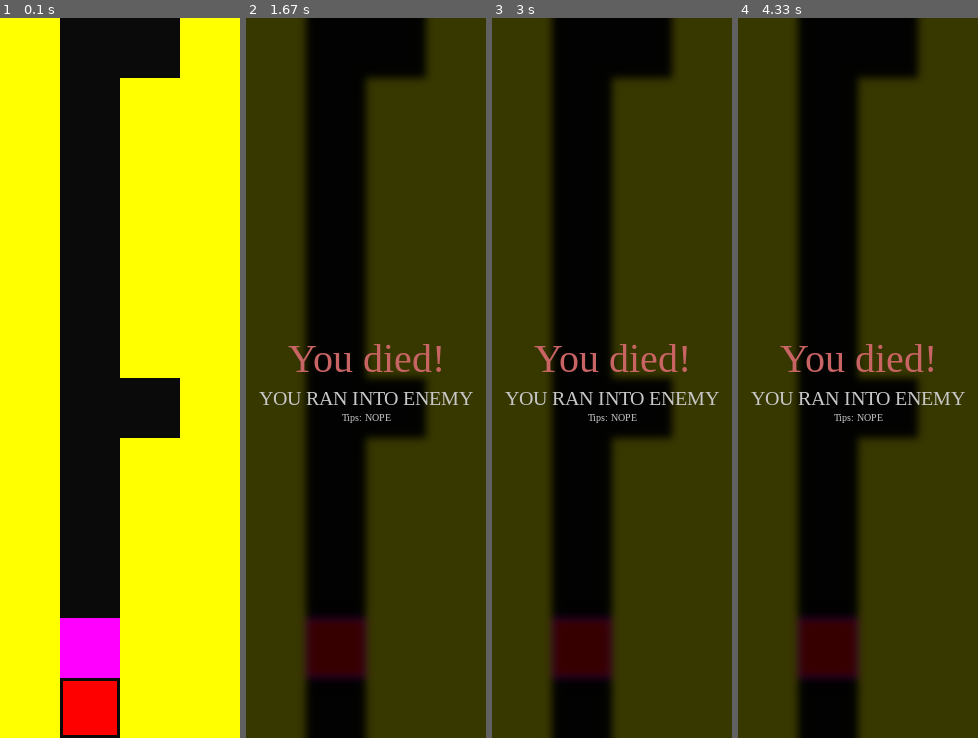
Above: before the commit, frames 1-4 (left to right).
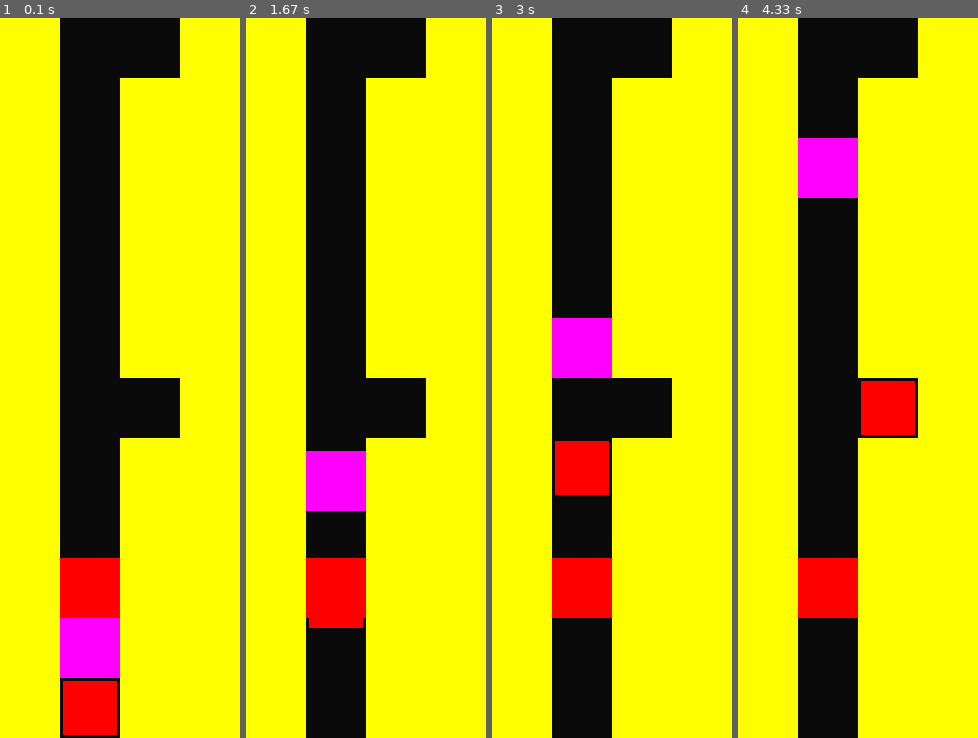
Above: after the commit, the same moments.

Repository: WingedSeal/mazegame
Game: pygame game, started from src/main.py
Two runs of this game, one before a commit and one after it. Both use one fixed random seed, a clock stepped at 60 frames per second and the inputs below.
Inputs:
- Up to frame 1 (0.1 s): no input
- Up to frame 2 (1.67 s): no input
- Up to frame 3 (3 s): tap Enter every 0.33 s from 1.83 to 2.83 s
- Up to frame 4 (4.33 s): tap Enter every 0.33 s from 3.17 to 4.17 s

The runs differ from the first frame. In frame 1, 2.1% of the frame differs, in the area x 25-50%, y 75-84%; in frame 2, 78%; in frame 3, 79%; in frame 4, 79%, in the area x 0-100%, y 0-100%.

Commit message:
fix: fix color tile not working

Diff:
--- a/src/main.py
+++ b/src/main.py
@@ -2,8 +2,6 @@
 
 
 def script():
-    move(UP)
-    move(UP)
     while get_tile(UP) != ENEMY:
         move(HALT)
     while get_tile(UP) == ENEMY:
--- a/src/mazegame/api/maps/hard1.py
+++ b/src/mazegame/api/maps/hard1.py
@@ -18,7 +18,7 @@
         [Block(), None, None, Block()],
         [Block(), None, Block(), Block()],
         [Block(), None, Block(), Block()],
-        [Block(), None, Block(), Block()],
+        [Block(), ColoredFloor(Color.RED), Block(), Block()],
         [Block(), ENEMY, Block(), Block()],
         [Block(), Player(), Block(), Block()],
     ]
--- a/src/mazegame/game.py
+++ b/src/mazegame/game.py
@@ -289,14 +289,15 @@
         tile.old_pos = tile.pos
         tile.pos = (x + dx, y + dy)
         self.map.map[y + dy][x + dx] = tile
+        if tile.tile_under is not None:
+            tile.drop()
         self.map.map[y][x] = tile.tile_under
         tile.tile_under = None
         self.moving_tiles.append(tile)
 
         if isinstance(target, TouchableTile):
-            target.interact(tile, self)
-            if target.can_be_under:
-                tile.tile_under = target
+            target.interacted_with(tile, self)
+            tile.tile_under = target
         return True
 
     def render_map(self) -> None:
--- a/src/mazegame/map.py
+++ b/src/mazegame/map.py
@@ -1,5 +1,5 @@
 from abc import ABC, abstractmethod
-from typing import TYPE_CHECKING, Type, TypeVar
+from typing import TYPE_CHECKING, Type, TypeVar, override
 
 import pygame
 
@@ -49,6 +49,9 @@
             self.tile_size * pos[1] + padding[1],
         )
 
+    def drop(self) -> None:
+        pass
+
     def get_top_left(self, pos: tuple[int, int]) -> tuple[int, int]:
         return self._pos_to_pixel(pos)
 
@@ -84,10 +87,9 @@
 
 
 class TouchableTile(Tile):
-    can_be_under = True
 
     @abstractmethod
-    def interact(self, other_tile: Tile, game: "Game") -> None:
+    def interacted_with(self, other_tile: Tile, game: "Game") -> None:
         pass
 
 
@@ -102,6 +104,35 @@
 
 
 class ColoredFloor(TouchableTile, GetColor):
+    surfs: dict[Color, pygame.Surface] = {}
+
+    def __init__(self, color: Color) -> None:
+        self.color = color
+        super().__init__()
+
+    def init(self, pos: tuple[int, int], tile_size: int) -> None:
+        self.tile_size = tile_size
+        self.pos = pos
+        if self.color in self.surfs:
+            self.surf = self.surfs[self.color]
+        else:
+            self.surf = pygame.Surface((tile_size, tile_size))
+            self.surf.fill(self.color.value)
+            self.surfs[self.color] = self.surf
+
+        self.rect = self.surf.get_rect()
+
+    def interacted_with(self, other_tile: Tile, game: "Game") -> None:
+        pass
+
+    def get_color(self) -> Color:
+        return self.color
+
+    def __str__(self) -> str:
+        return f"{self.color} {self.__class__.__name__} at {self.pos}"
+
+
+class ColoredBlock(Tile, GetColor):
     surfs: dict[Color, pygame.Surface] = {}
 
     def __init__(self, color: Color) -> None:
@@ -120,35 +151,6 @@
 
         self.rect = self.surf.get_rect()
 
-    def interact(self, other_tile: Tile, game: "Game") -> None:
-        pass
-
-    def get_color(self) -> Color:
-        return self.color
-
-    def __str__(self) -> str:
-        return f"{self.color} {self.__class__.__name__} at {self.pos}"
-
-
-class ColoredBlock(Tile, GetColor):
-    surfs: dict[Color, pygame.Surface] = {}
-
-    def __init__(self, color: Color) -> None:
-        self.color = color
-        super().__init__()
-
-    def init(self, pos: tuple[int, int], tile_size: int) -> None:
-        self.tile_size = tile_size
-        self.pos = pos
-        if self.color.value in self.surfs:
-            self.surf = self.surfs[self.color]
-        else:
-            self.surf = pygame.Surface((tile_size, tile_size))
-            self.surf.fill(self.color.value)
-            self.surfs[self.color] = self.surf
-
-        self.rect = self.surf.get_rect()
-
     def get_color(self) -> Color:
         return self.color
 
@@ -172,7 +174,7 @@
             pos, padding=(int(self.tile_size * 0.05), int(self.tile_size * 0.05))
         )
 
-    def interact(self, other_tile: Tile, game: "Game") -> None:
+    def interacted_with(self, other_tile: Tile, game: "Game") -> None:
         if isinstance(other_tile, Enemy):
             game.game_over("You died, enemy ran into you", "NAH")
 
@@ -212,7 +214,7 @@
             type(self).surf.fill((255, 0, 255))
         self.rect = self.surf.get_rect()
 
-    def interact(self, other_tile: Tile, game: "Game") -> None:
+    def interacted_with(self, other_tile: Tile, game: "Game") -> None:
         if not isinstance(other_tile, Player):
             return
 
